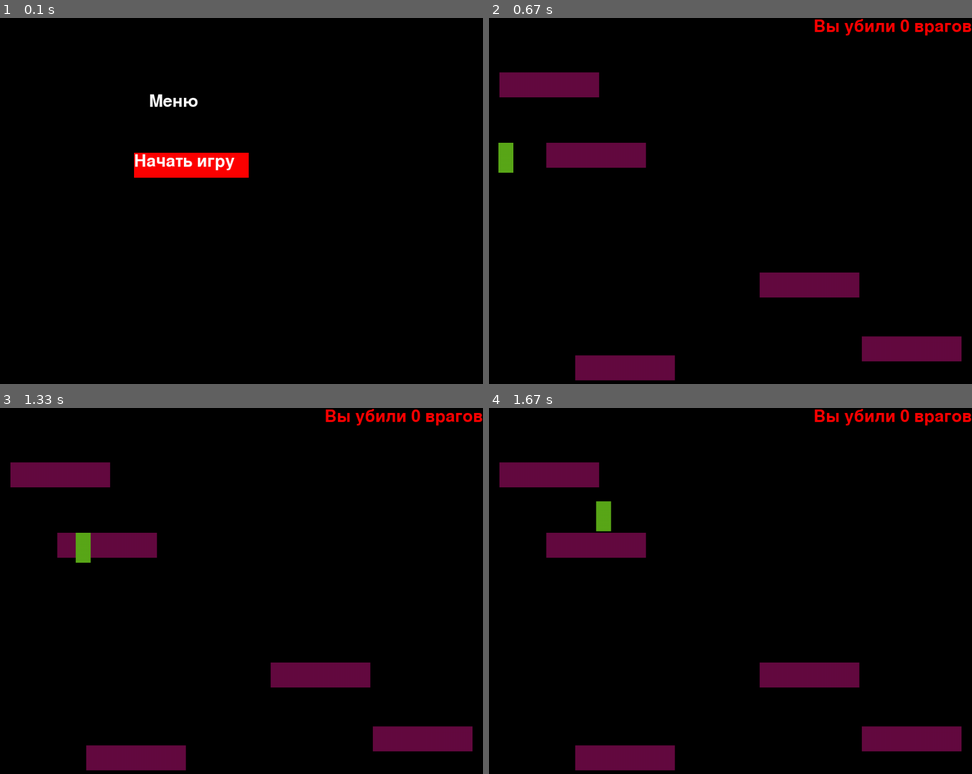
Above: before the commit, frames 1-4 (two rows, left to right).
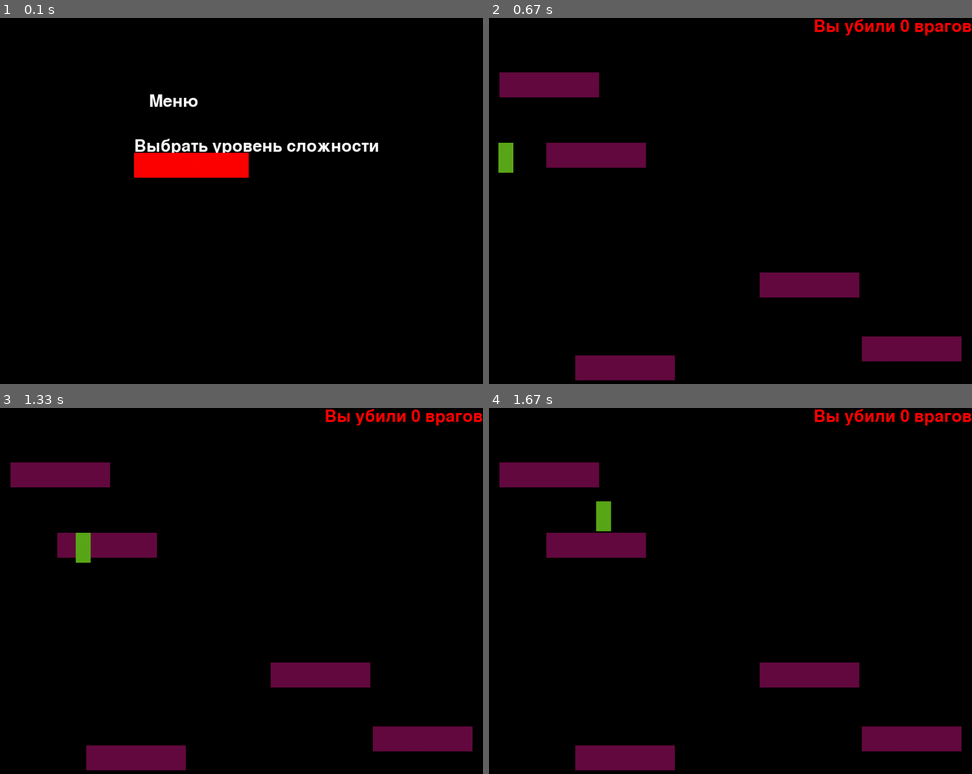
Above: after the commit, the same moments.

Repository: code-n-cry/pygame-tutoring-project
Game: pygame game, started from game.py
Same seed, same stepped clock (60 frames per second), same inputs: the game is played once before the commit and once after it.
Inputs (mouse positions are in pixels of both pictures, inside the frame that each line leads up to):
- Up to frame 1 (0.1 s): no input
- Up to frame 2 (0.67 s): press the mouse at (682, 164) at 0.37 s; move the mouse to (759, 186) at 0.47 s; release the mouse at (836, 208) at 0.6 s
- Up to frame 3 (1.33 s): tap Space at 0.67 s; hold D from 1 s (still down)
- Up to frame 4 (1.67 s): release D at 1.47 s; hold W from 1.5 s (still down)

The runs differ from the first frame. In frame 1, 1.2% of the frame differs, in the area x 27-79%, y 32-42%; in frame 2, nothing differs; in frame 3, nothing differs; in frame 4, nothing differs.

Commit message:
добавил кнопку уровня сложности

Diff:
--- a/game.py
+++ b/game.py
@@ -52,6 +52,7 @@
     def __init__(self):
         self.start_btn = pygame.rect.Rect(300, 270, 230, 50)
         self.btn_text = font.render('Начать игру', True, (255, 255, 255))
+        self.difficult_btn = pygame.rect.Rect(300, 270, 230, 50)
         self.difficult_btn_text = font.render('Выбрать уровень сложности', True, (255, 255, 255))
         self.menu_text = font.render('Меню', True, (255, 255, 255))
         self.pressed = False
@@ -72,11 +73,16 @@
     def draw(self, screen):
         screen.fill((0, 0, 0))
         screen.blit(self.menu_text, (330, 150))
+        screen.blit(self.btn_text, (300, 270))
+        screen.blit(self.difficult_btn_text, (300, 240))
         if self.pressed is False:
             pygame.draw.rect(screen, (255, 0, 0), self.start_btn)
         else:
             pygame.draw.rect(screen, (0, 0, 255), self.start_btn)
-        screen.blit(self.btn_text, (300, 270))
+        if self.pressed is False:
+            pygame.draw.rect(screen, (255, 0, 0), self.difficult_btn)
+        else:
+            pygame.draw.rect(screen, (0, 0, 255), self.difficult_btn)
 
 
 class Enemy(pygame.sprite.Sprite):
